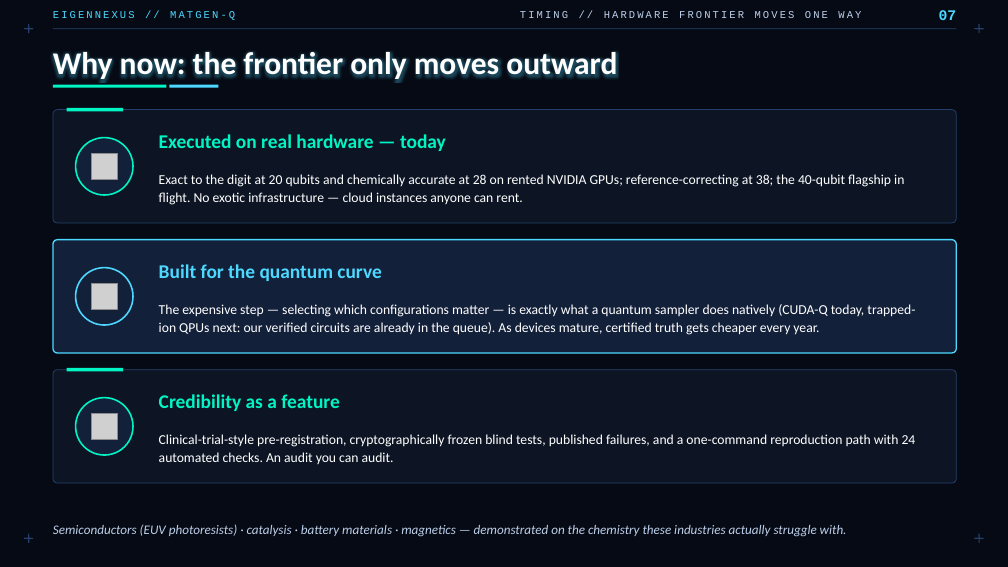
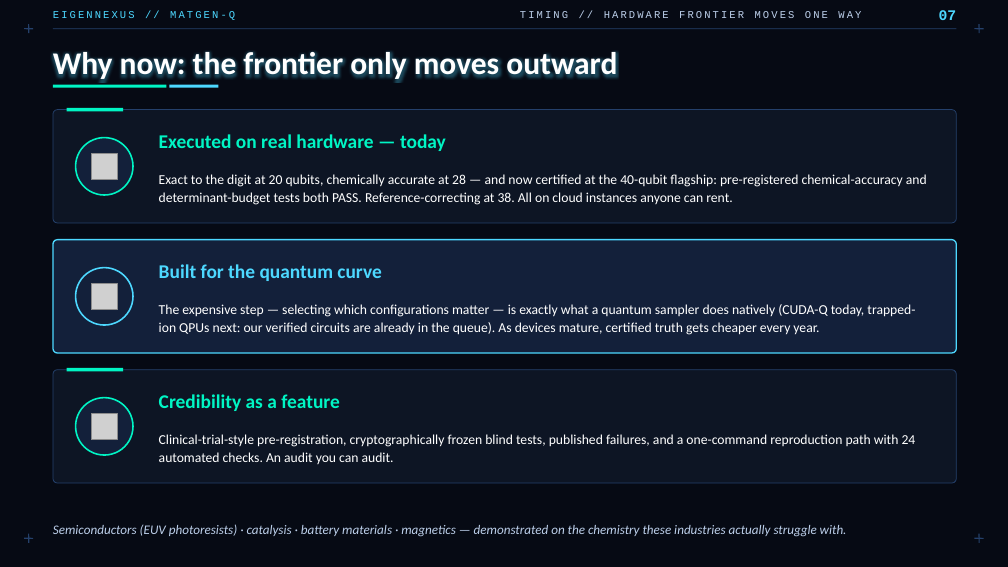
Before and after one commit to christianmetzl/potomac_advancedmaterials, a slide deck: slide 7 of docs/MATGENQ_Audit_CxO.pptx. Drawn at 1008x567 pixels with LibreOffice and Linux fonts; fonts in the diff are those of the drawing; grey boxes stand for pictures. Boxes give left, top, right and bottom in pixels: in the first picture for what was removed or moved away, otherwise in the second. Text is boxed around its words. In the diff, an @@ line names an element or a change of style, - is before the commit and + after.

```diff
--- a/docs/MATGENQ_Audit_CxO.pptx
+++ b/docs/MATGENQ_Audit_CxO.pptx
@@ text at (x1=159, y1=174, x2=927, y2=205): text changed @@
-Exact to the digit at 20 qubits and chemically accurate at 28 on rented NVIDIA GPUs; reference-correcting at 38; the 40-qubit flagship in flight. No exotic infrastructure — cloud instances anyone can rent.
+Exact to the digit at 20 qubits, chemically accurate at 28 — and now certified at the 40-qubit flagship: pre-registered chemical-accuracy and determinant-budget tests both PASS. Reference-correcting at 38. All on cloud instances anyone can rent.
```
Also in this commit, not shown: 2 other slides changed, 1 other file.
